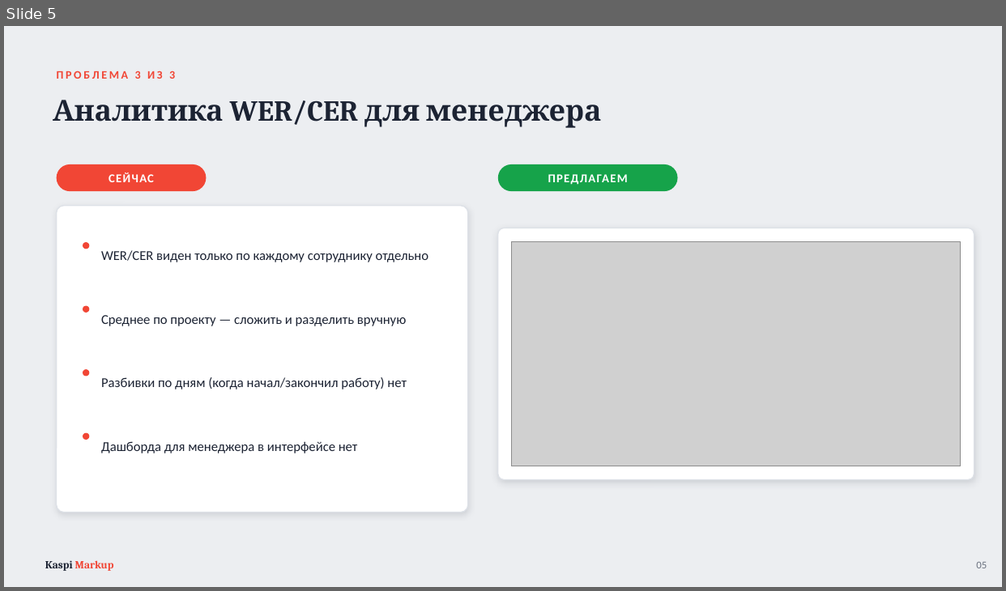
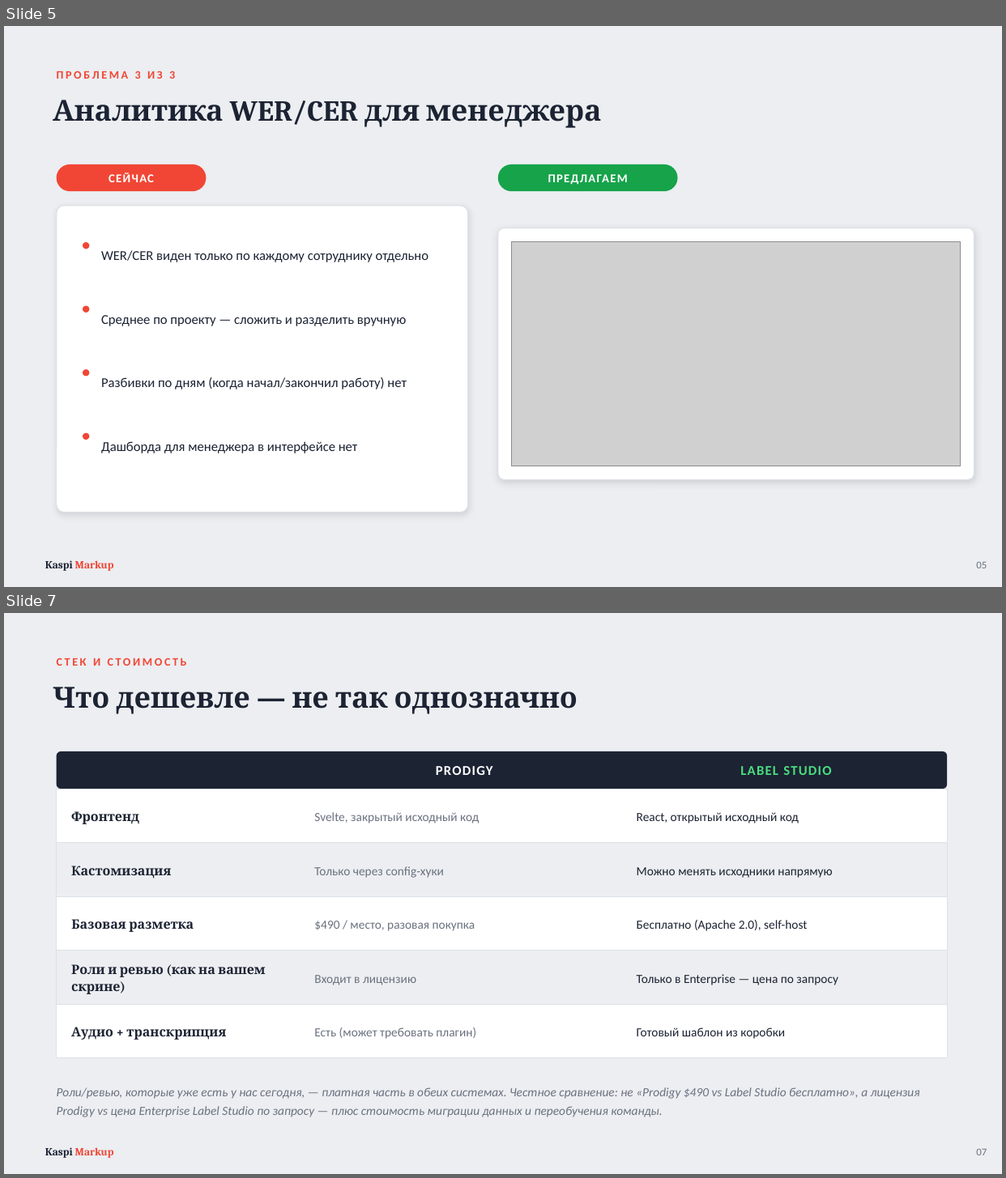
Before and after one commit to DamirKage/STT, a slide deck: presentation/Kaspi-Markup-presentation.pptx. Shown one above the other, each under a label of ours: slide 5 before the commit, slides 5 and 7 after it; the slides between them are not shown. The pictures are 1006x591 and 1006x1178 pixels, drawn with LibreOffice and Linux fonts; fonts in the diff are those of the drawing; grey boxes stand for pictures. Boxes give left, top, right and bottom in pixels: in the first picture for what was removed or moved away, otherwise in the second. Text is boxed around its words. In the diff, an @@ line names an element or a change of style, - is before the commit and + after.

```diff
--- a/presentation/Kaspi-Markup-presentation.pptx
+++ b/presentation/Kaspi-Markup-presentation.pptx
@@ slide 7 added at (4,613,1002,1174), background #ECEEF1 @@
@@ text added at (57,658,187,666), 11 pt, text #F14635, bold @@
+СТЕК И СТОИМОСТЬ
@@ text added at (53,687,577,714), 28 pt, text #1C2333, bold @@
+Что дешевле — не так однозначно
@@ rounded rectangle added at (57,752,948,789), fill #1C2333 @@
@@ text added at (436,766,493,775), 13 pt, text #FFFFFF, bold @@
+PRODIGY
@@ text added at (740,766,831,775), 13 pt, text #4ADE80, bold @@
+LABEL STUDIO
@@ rectangle added at (57,789,948,843), fill #FFFFFF, outline #DDE1E7 0.75 pt @@
@@ text added at (71,811,139,824), 12.5 pt, text #1C2333, bold @@
+Фронтенд
@@ text added at (314,812,479,824), 12 pt, text #6B7280 @@
+Svelte, закрытый исходный код
@@ text added at (637,812,799,824), 12 pt, text #1C2333 @@
+React, открытый исходный код
@@ rectangle added at (57,843,948,897), fill #ECEEF1, outline #DDE1E7 0.75 pt @@
@@ text added at (71,866,171,879), 12.5 pt, text #1C2333, bold @@
+Кастомизация
@@ text added at (314,867,444,878), 12 pt, text #6B7280 @@
+Только через config-хуки
@@ text added at (637,867,832,878), 12 pt, text #1C2333 @@
+Можно менять исходники напрямую
@@ rectangle added at (57,897,948,951), fill #FFFFFF, outline #DDE1E7 0.75 pt @@
@@ text added at (71,919,194,932), 12.5 pt, text #1C2333, bold @@
+Базовая разметка
@@ text added at (314,921,475,931), 12 pt, text #6B7280 @@
+$490 / место, разовая покупка
@@ text added at (637,920,807,931), 12 pt, text #1C2333 @@
+Бесплатно (Apache 2.0), self-host
@@ rectangle added at (57,951,948,1004), fill #ECEEF1, outline #DDE1E7 0.75 pt @@
@@ text added at (71,965,265,995), 12.5 pt, text #1C2333, bold @@
+Роли и ревью (как на вашем скрине)
@@ text added at (314,975,416,986), 12 pt, text #6B7280 @@
+Входит в лицензию
@@ text added at (637,974,838,986), 12 pt, text #1C2333 @@
+Только в Enterprise — цена по запросу
@@ rectangle added at (57,1004,948,1059), fill #FFFFFF, outline #DDE1E7 0.75 pt @@
@@ text added at (71,1027,226,1040), 12.5 pt, text #1C2333, bold @@
+Аудио + транскрипция
@@ text added at (314,1028,476,1039), 12 pt, text #6B7280 @@
+Есть (может требовать плагин)
@@ text added at (637,1028,785,1039), 12 pt, text #1C2333 @@
+Готовый шаблон из коробки
@@ text added at (57,1088,920,1118), 12 pt, text #6B7280, italic @@
+Роли/ревью, которые уже есть у нас сегодня, — платная часть в обеих системах. Честное сравнение: не «Prodigy $490 vs Label Studio бесплатно», а лицензия Prodigy vs цена Enterprise Label Studio по запросу — плюс стоимость миграции данных и переобучения команды.
@@ text added at (45,1148,114,1158), 10.5 pt, text #F14635, bold @@
+Kaspi Markup
@@ text added at (976,1149,987,1156), 10 pt, text #6B7280 @@
+07
```
Also in this commit, not shown: 1 slide changed, 1 other slide added.
